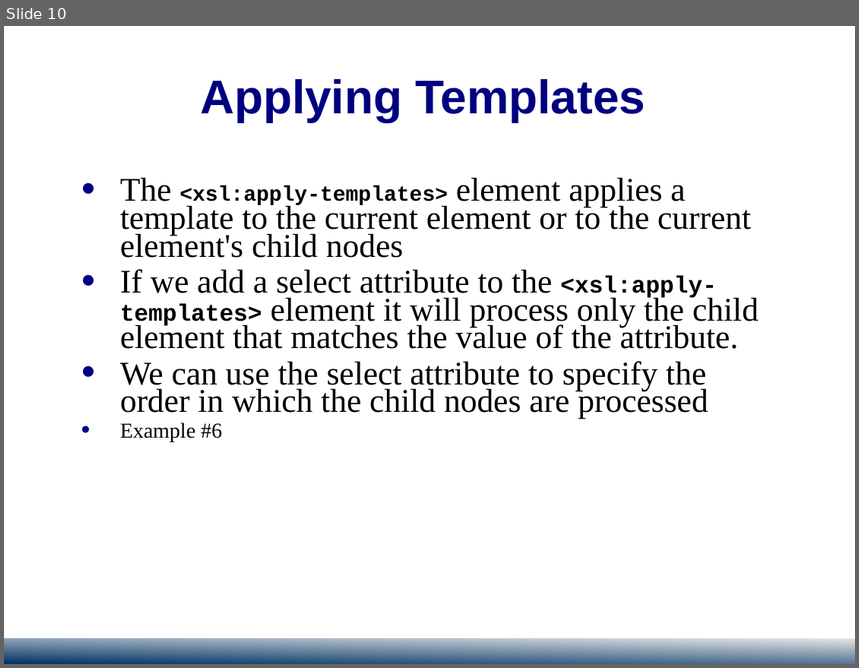
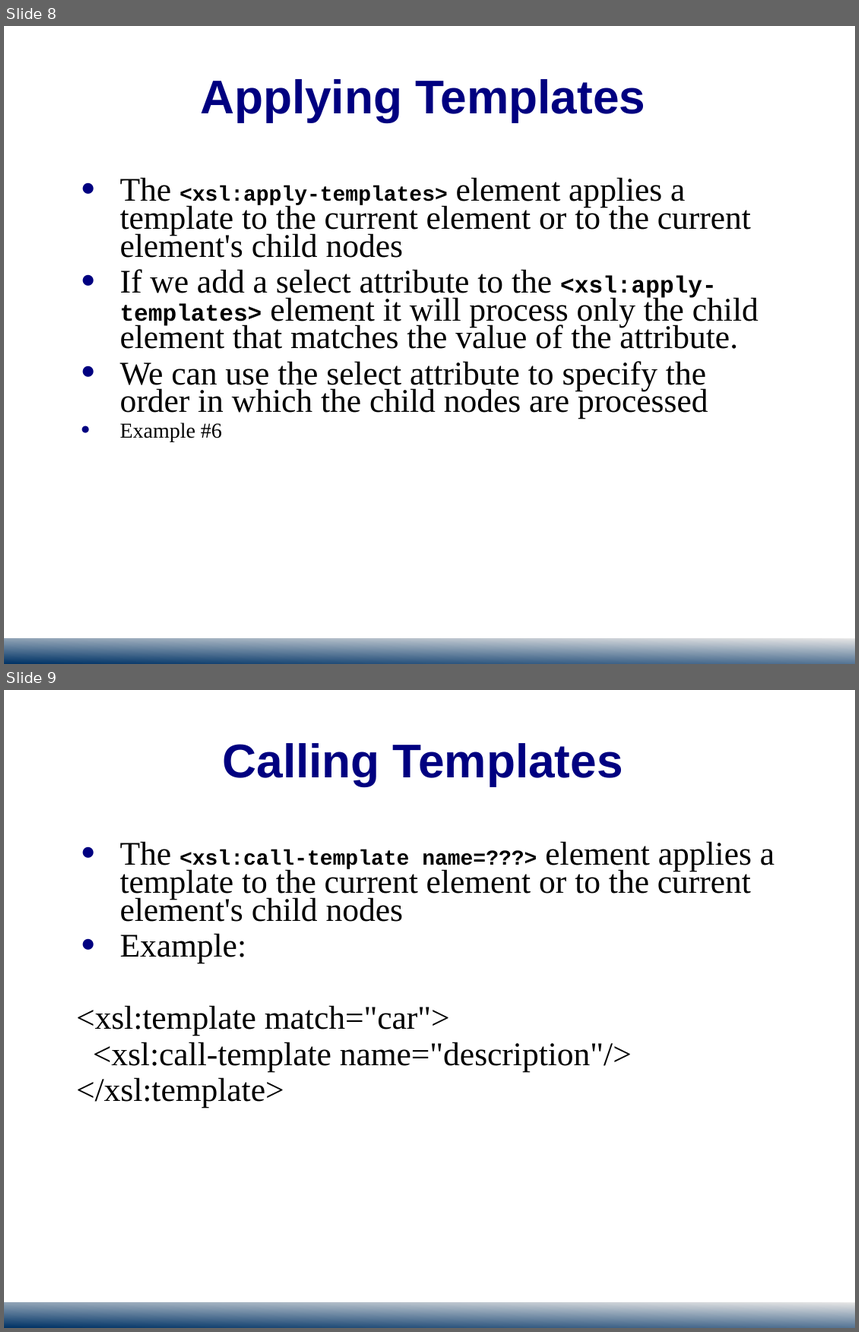
Before and after one commit to jedi-academy/learn-4850, a slide deck: public/download/ACIT4850-XSL-2.ppt. Shown one above the other, each under a label of ours: slide 10 before the commit, slides 8 and 9 after it. The pictures are 859x668 and 859x1332 pixels, drawn with LibreOffice and Linux fonts; fonts in the diff are those of the drawing; background and template pictures are left out. Boxes give left, top, right and bottom in pixels: in the first picture for what was removed or moved away, otherwise in the second. Text is boxed around its words. In the diff, an @@ line names an element or a change of style, - is before the commit and + after.

```diff
--- a/public/download/ACIT4850-XSL-2.ppt
+++ b/public/download/ACIT4850-XSL-2.ppt
@@ slide 9 added at (4, 690, 855, 1328), background #FFFFFF; not listed: 2 template elements that a slide beside it also shows @@
@@ title added at (223, 743, 623, 786), 40 pt, text #000080, bold @@
+Calling Templates
@@ text added at (76, 841, 775, 1108), 28 pt, text #000000 @@
+● The <xsl:call-template name=???> element applies a template to the current element or to the current element's child nodes
+● Example:
+<xsl:template match="car">
+<xsl:call-template name="description"/>
+</xsl:template>
@@ what was slide 10 is now slide 8 @@
@@ slide 8 changed as well @@
@@ text "The <xsl:apply-templates> element applies a ..." at (120, 177, 759, 442): indent changed @@
```
Also in this commit, not shown: 6 other slides changed, 4 other slides added, 2 slides removed, 3 other files.
